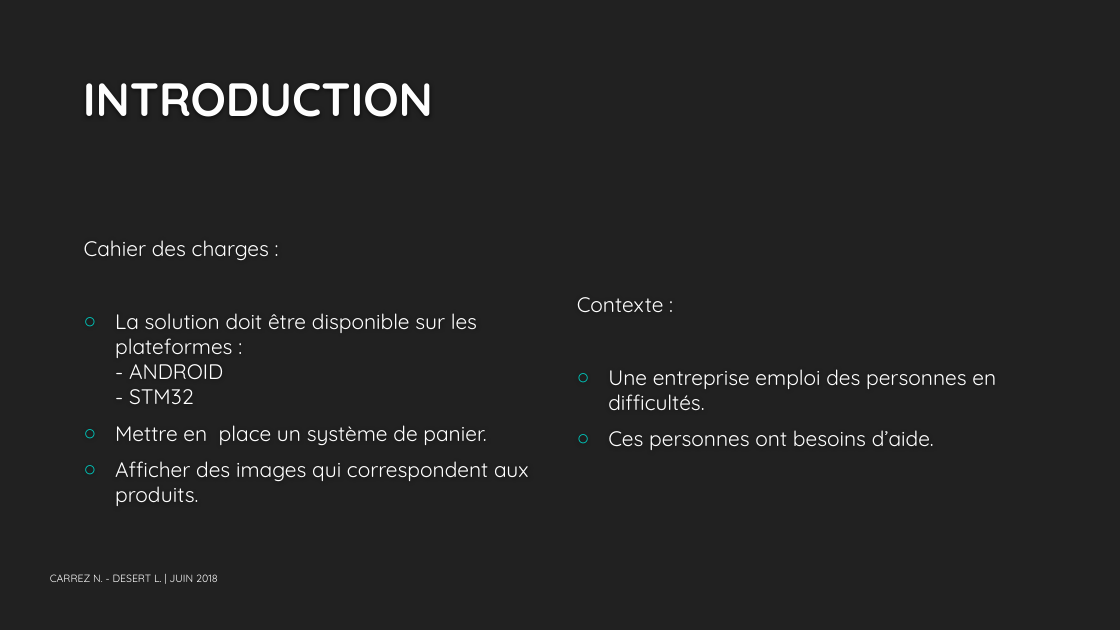
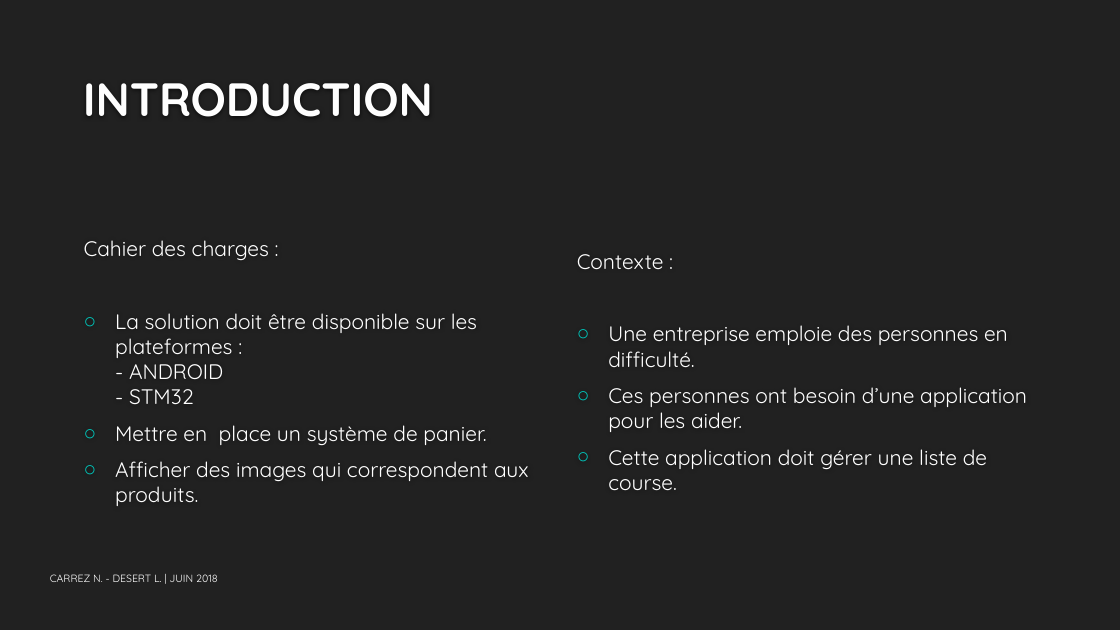
Before and after one commit to NCarrez/Interface-pour-gestion-de-commandes, a slide deck: slide 2 of RAPPORT/SOMMAIRE.pptx. Drawn at 1120x630 pixels with LibreOffice and Linux fonts; fonts in the diff are those of the drawing; background and template pictures are left out. Boxes give left, top, right and bottom in pixels: in the first picture for what was removed or moved away, otherwise in the second. Text is boxed around its words. In the diff, an @@ line names an element or a change of style, - is before the commit and + after.

```diff
--- a/RAPPORT/SOMMAIRE.pptx
+++ b/RAPPORT/SOMMAIRE.pptx
@@ text at box(608, 325, 1027, 490): text changed @@
-○ Une entreprise emploi des personnes en difficultés.
-○ Ces personnes ont besoins d’aide.
+○ Une entreprise emploie des personnes en difficulté.
+○ Ces personnes ont besoin d’une application pour les aider.
+○ Cette application doit gérer une liste de course.
```
